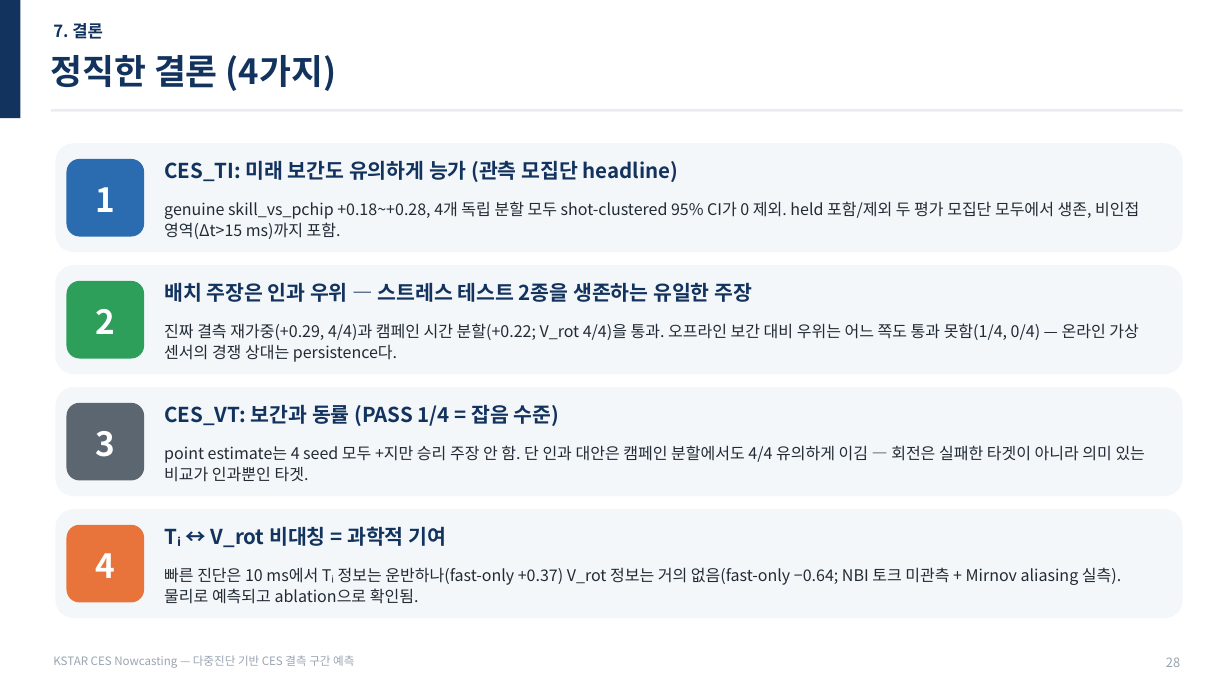
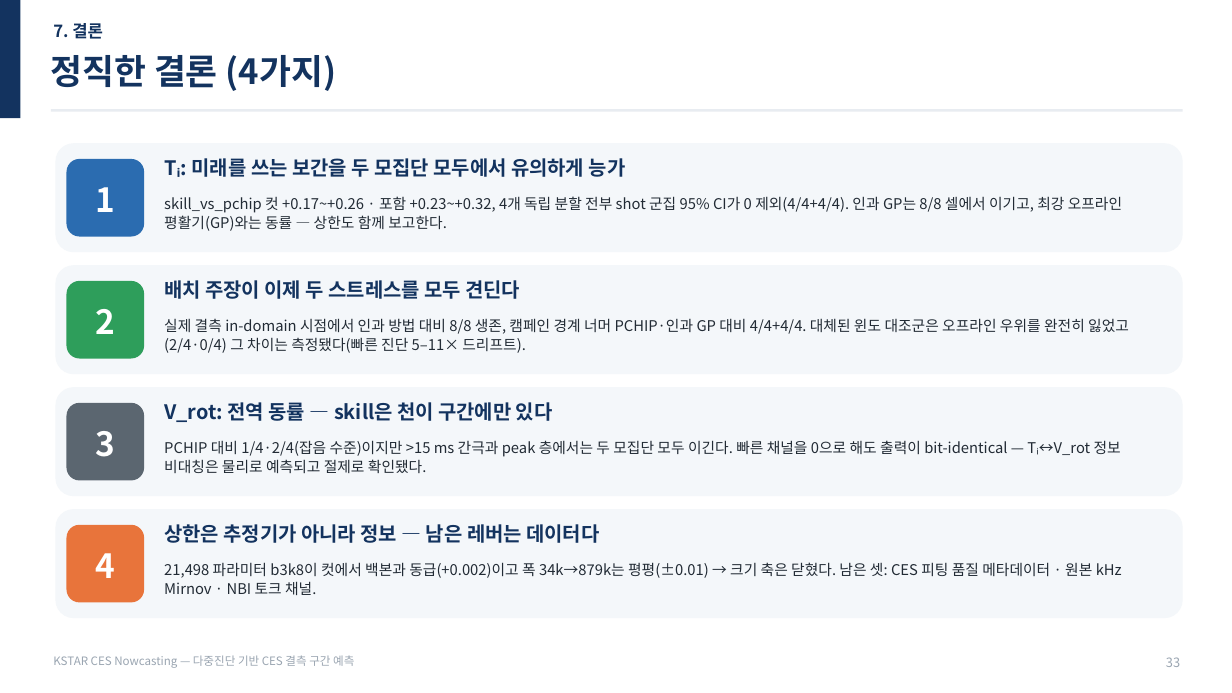
Before and after one commit to iseungsang01/ml-intern-revision, a slide deck: slide 41 of docs/presentation/KSTAR_CES_발표자료.pptx (slide 36 before the commit). Drawn at 1232x693 pixels with LibreOffice and Linux fonts; fonts in the diff are those of the drawing. Boxes give left, top, right and bottom in pixels: in the first picture for what was removed or moved away, otherwise in the second. Text is boxed around its words. In the diff, an @@ line names an element or a change of style, - is before the commit and + after.

```diff
--- a/docs/presentation/KSTAR_CES_발표자료.pptx
+++ b/docs/presentation/KSTAR_CES_발표자료.pptx
@@ text at (x1=192, y1=158, x2=626, y2=177): text changed; size 16 to 15.5 pt @@
-CES_TI: 미래 보간도 유의하게 능가 (관측 모집단 headline)
+Tᵢ: 미래를 쓰는 보간을 두 모집단 모두에서 유의하게 능가
@@ text at (x1=164, y1=196, x2=1122, y2=231): text changed; size 12.5 to 11.5 pt @@
-genuine skill_vs_pchip +0.18~+0.28, 4개 독립 분할 모두 shot-clustered 95% CI가 0 제외. held 포함/제외 두 평가 모집단 모두에서 생존, 비인접 영역(Δt>15 ms)까지 포함.
+skill_vs_pchip 컷 +0.17~+0.26 · 포함 +0.23~+0.32, 4개 독립 분할 전부 shot 군집 95% CI가 0 제외(4/4+4/4). 인과 GP는 8/8 셀에서 이기고, 최강 오프라인 평활기(GP)와는 동률 — 상한도 함께 보고한다.
@@ text at (x1=164, y1=280, x2=520, y2=299): text changed; size 16 to 15.5 pt @@
-배치 주장은 인과 우위 — 스트레스 테스트 2종을 생존하는 유일한 주장
+배치 주장이 이제 두 스트레스를 모두 견딘다
@@ text at (x1=164, y1=318, x2=1129, y2=353): text changed; size 12.5 to 11.5 pt @@
-진짜 결측 재가중(+0.29, 4/4)과 캠페인 시간 분할(+0.22; V_rot 4/4)을 통과. 오프라인 보간 대비 우위는 어느 쪽도 통과 못함(1/4, 0/4) — 온라인 가상 센서의 경쟁 상대는 persistence다.
+실제 결측 in-domain 시점에서 인과 방법 대비 8/8 생존, 캠페인 경계 너머 PCHIP·인과 GP 대비 4/4+4/4. 대체된 윈도 대조군은 오프라인 우위를 완전히 잃었고(2/4·0/4) 그 차이는 측정됐다(빠른 진단 5–11× 드리프트).
@@ text at (x1=164, y1=402, x2=553, y2=422): text changed; size 16 to 15.5 pt @@
-CES_VT: 보간과 동률 (PASS 1/4 = 잡음 수준)
+V_rot: 전역 동률 — skill은 천이 구간에만 있다
@@ text at (x1=164, y1=440, x2=1121, y2=473): text changed; size 12.5 to 11.5 pt @@
-point estimate는 4 seed 모두 +지만 승리 주장 안 함. 단 인과 대안은 캠페인 분할에서도 4/4 유의하게 이김 — 회전은 실패한 타겟이 아니라 의미 있는 비교가 인과뿐인 타겟.
+PCHIP 대비 1/4·2/4(잡음 수준)이지만 >15 ms 간극과 peak 층에서는 두 모집단 모두 이긴다. 빠른 채널을 0으로 해도 출력이 bit-identical — Tᵢ↔V_rot 정보 비대칭은 물리로 예측되고 절제로 확인됐다.
@@ text at (x1=164, y1=524, x2=599, y2=543): text changed; size 16 to 15.5 pt @@
-Tᵢ ↔ V_rot 비대칭 = 과학적 기여
+상한은 추정기가 아니라 정보 — 남은 레버는 데이터다
@@ text at (x1=164, y1=562, x2=1122, y2=595): text changed; size 12.5 to 11.5 pt @@
-빠른 진단은 10 ms에서 Tᵢ 정보는 운반하나(fast-only +0.37) V_rot 정보는 거의 없음(fast-only −0.64; NBI 토크 미관측 + Mirnov aliasing 실측). 물리로 예측되고 ablation으로 확인됨.
+21,498 파라미터 b3k8이 컷에서 백본과 동급(+0.002)이고 폭 34k→879k는 평평(±0.01) → 크기 축은 닫혔다. 남은 셋: CES 피팅 품질 메타데이터 · 원본 kHz Mirnov · NBI 토크 채널.
@@ text at (x1=1166, y1=657, x2=1180, y2=667): text changed @@
-28
+33
```
Also in this commit, not shown: 27 other slides changed, 17 slides added, 12 slides removed, 9 other files.
